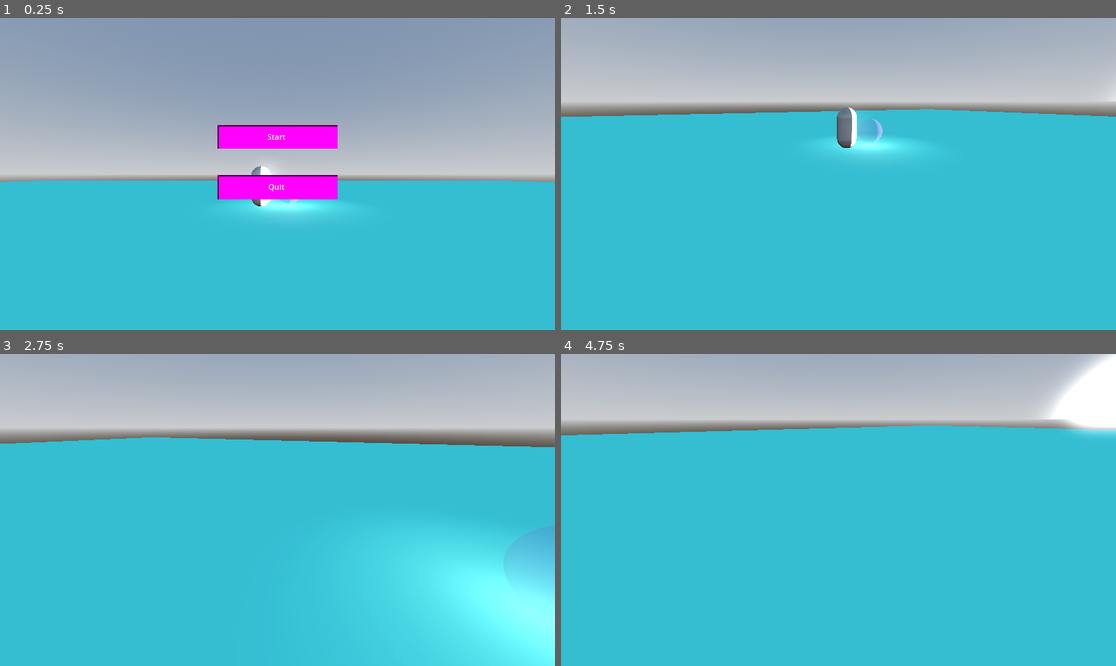
Above: before the commit, frames 1-4 (two rows, left to right).
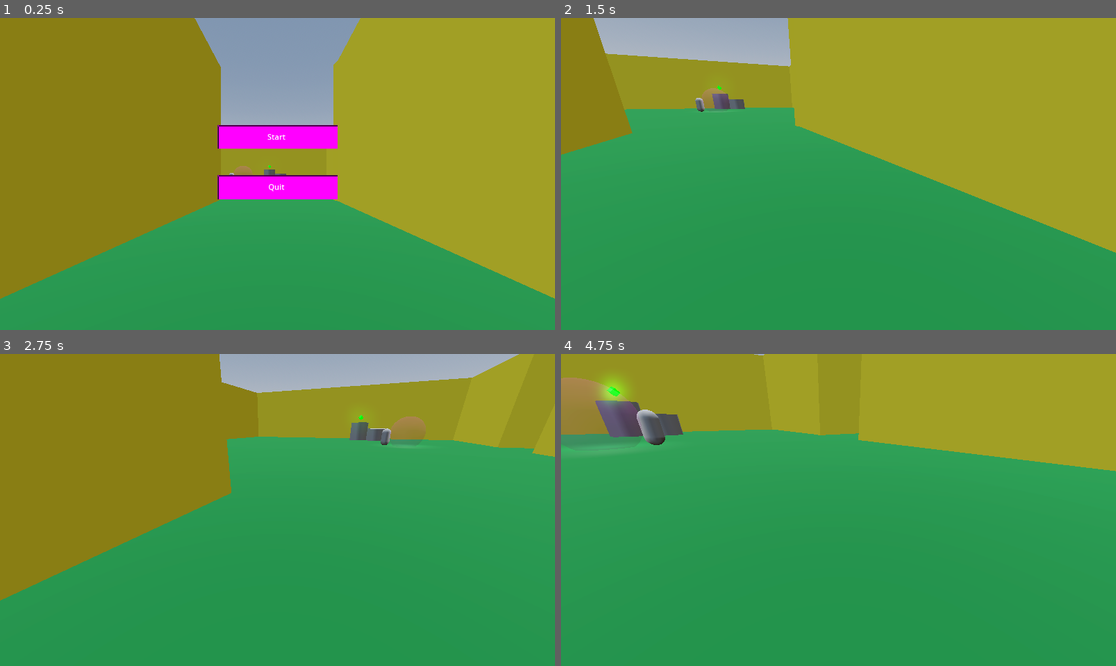
Above: after the commit, the same moments.

Repository: deadleegames/Jampus2025
Game: Godot game, scene res://main.tscn
Same seed, same stepped clock (60 frames per second), same inputs: the game is played once before the commit and once after it.
Inputs (mouse positions are in pixels of both pictures, inside the frame that each line leads up to):
- Up to frame 1 (0.25 s): no input
- Up to frame 2 (1.5 s): click "Start" at 0.5 s; tap Enter (ui_accept) at 1.25, 1.35 s; move the mouse to (866, 174) at 1.27 s; hold W (Move_Forward) from 1.28 s (still down)
- Up to frame 3 (2.75 s): keep holding W (Move_Forward); tap Space (Jump, bound only after the commit) at 1.52, 1.55, 1.82, 2.1, 2.27, 2.57 s; move the mouse to (249, 510) at 2.02 s; tap Enter (ui_accept) at 2.3 s
- Up to frame 4 (4.75 s): keep holding W (Move_Forward); move the mouse to (849, 503) at 2.77 s; tap Enter (ui_accept) at 2.85, 3.6 s; tap Space (Jump, bound only after the commit) at 3.05, 3.77, 4.07, 4.35, 4.52 s; move the mouse to (832, 516) at 3.52 s; move the mouse to (877, 513) at 4.27 s

The runs differ from the first frame. In frame 1, 89% of the frame differs, in the area x 0-100%, y 0-100%; in frame 2, 95%; in frame 3, 95%; in frame 4, 100%.

Commit message:
Basic level working
Got a win and lose condition, basic level to sample current game play

Diff:
--- a/Components/perception_component.gd
+++ b/Components/perception_component.gd
@@ -2,6 +2,9 @@
 
 
 func _on_body_entered(body):
+	if body.is_in_group('enemy'):
+		return
+
 	if body.is_in_group('player'):
 		var main = get_tree().get_first_node_in_group('main')
 		main.game_over()
--- /dev/null
+++ b/Interactables/pick_up.gd
@@ -0,0 +1,9 @@
+extends Area3D
+
+
+
+
+func _on_body_entered(body: Node3D) -> void:
+	if body.is_in_group('player'):
+		GameState.add_key_item()
+		queue_free()
--- /dev/null
+++ b/Interactables/pick_up.tscn
@@ -0,0 +1,119 @@
+[gd_scene load_steps=8 format=3 uid="uid://bhivxgv7xue6h"]
+
+[ext_resource type="Script" uid="uid://b6ad0nmlumjqg" path="res://Interactables/pick_up.gd" id="1_6ig22"]
+
+[sub_resource type="SphereShape3D" id="SphereShape3D_3ajaa"]
+
+[sub_resource type="StandardMaterial3D" id="StandardMaterial3D_6ig22"]
+albedo_color = Color(0, 1, 0, 1)
+emission_enabled = true
+emission = Color(0, 1, 0, 1)
+emission_energy_multiplier = 4.96
+
+[sub_resource type="BoxMesh" id="BoxMesh_qkrx2"]
+material = SubResource("StandardMaterial3D_6ig22")
+
+[sub_resource type="Animation" id="Animation_6ig22"]
+resource_name = "Idle"
+length = 0.6
+loop_mode = 1
+tracks/0/type = "value"
+tracks/0/imported = false
+tracks/0/enabled = true
+tracks/0/path = NodePath("DebugMesh:rotation")
+tracks/0/interp = 1
+tracks/0/loop_wrap = true
+tracks/0/keys = {
+"times": PackedFloat32Array(0, 0.2972756, 0.6),
+"transitions": PackedFloat32Array(1, 1, 1),
+"update": 0,
+"values": [Vector3(0.27750736, 0, 0.72431165), Vector3(0.27750736, 3.1415927, 0.72431165), Vector3(0.27750736, 6.2831855, 0.72431165)]
+}
+tracks/1/type = "value"
+tracks/1/imported = false
+tracks/1/enabled = true
+tracks/1/path = NodePath("DebugMesh:position")
+tracks/1/interp = 1
+tracks/1/loop_wrap = true
+tracks/1/keys = {
+"times": PackedFloat32Array(0, 0.3, 0.6),
+"transitions": PackedFloat32Array(3.2490098, 2.732081, 2.9281716),
+"update": 0,
+"values": [Vector3(0, 0, 0), Vector3(0, 0.360366, 0), Vector3(0, 0, 0)]
+}
+tracks/2/type = "value"
+tracks/2/imported = false
+tracks/2/enabled = true
+tracks/2/path = NodePath("CollisionShape3D:position")
+tracks/2/interp = 1
+tracks/2/loop_wrap = true
+tracks/2/keys = {
+"times": PackedFloat32Array(0, 0.3, 0.6),
+"transitions": PackedFloat32Array(3.2490098, 2.732081, 2.9281716),
+"update": 0,
+"values": [Vector3(0, 0, 0), Vector3(0, 0.360366, 0), Vector3(0, 0, 0)]
+}
+
+[sub_resource type="Animation" id="Animation_qkrx2"]
+length = 0.001
+tracks/0/type = "value"
+tracks/0/imported = false
+tracks/0/enabled = true
+tracks/0/path = NodePath("DebugMesh:rotation")
+tracks/0/interp = 1
+tracks/0/loop_wrap = true
+tracks/0/keys = {
+"times": PackedFloat32Array(0),
+"transitions": PackedFloat32Array(1),
+"update": 0,
+"values": [Vector3(0.27750736, 0, 0.72431165)]
+}
+tracks/1/type = "value"
+tracks/1/imported = false
+tracks/1/enabled = true
+tracks/1/path = NodePath("DebugMesh:position")
+tracks/1/interp = 1
+tracks/1/loop_wrap = true
+tracks/1/keys = {
+"times": PackedFloat32Array(0),
+"transitions": PackedFloat32Array(1),
+"update": 0,
+"values": [Vector3(0, 0, 0)]
+}
+tracks/2/type = "value"
+tracks/2/imported = false
+tracks/2/enabled = true
+tracks/2/path = NodePath("CollisionShape3D:position")
+tracks/2/interp = 1
+tracks/2/loop_wrap = true
+tracks/2/keys = {
+"times": PackedFloat32Array(0),
+"transitions": PackedFloat32Array(1),
+"update": 0,
+"values": [Vector3(0, 0, 0)]
+}
+
+[sub_resource type="AnimationLibrary" id="AnimationLibrary_i5tmo"]
+_data = {
+&"Idle": SubResource("Animation_6ig22"),
+&"RESET": SubResource("Animation_qkrx2")
+}
+
+[node name="PickUp" type="Area3D" groups=["interactable"]]
+script = ExtResource("1_6ig22")
+
+[node name="CollisionShape3D" type="CollisionShape3D" parent="."]
+shape = SubResource("SphereShape3D_3ajaa")
+
+[node name="DebugMesh" type="MeshInstance3D" parent="."]
+transform = Transform3D(0.36698836, -0.3246839, 0, 0.31226188, 0.35294792, -0.13424006, 0.08895014, 0.100539856, 0.4712534, 0, 0, 0)
+mesh = SubResource("BoxMesh_qkrx2")
+
+[node name="AnimationPlayer" type="AnimationPlayer" parent="."]
+libraries = {
+&"": SubResource("AnimationLibrary_i5tmo")
+}
+autoplay = "Idle"
+speed_scale = 0.3
+
+[connection signal="body_entered" from="." to="." method="_on_body_entered"]
--- /dev/null
+++ b/Levels/level_0.tscn
@@ -0,0 +1,204 @@
+[gd_scene load_steps=9 format=3 uid="uid://bq0p20wg67amt"]
+
+[ext_resource type="PackedScene" uid="uid://u5viqeomp0x6" path="res://Player/player.tscn" id="1_o6pxs"]
+[ext_resource type="PackedScene" uid="uid://bhivxgv7xue6h" path="res://Interactables/pick_up.tscn" id="2_d3n4i"]
+[ext_resource type="PackedScene" uid="uid://m83oagwflxl8" path="res://Mobs/test_dummy.tscn" id="3_finow"]
+
+[sub_resource type="ProceduralSkyMaterial" id="ProceduralSkyMaterial_ak04c"]
+sky_horizon_color = Color(0.66224277, 0.6717428, 0.6867428, 1)
+ground_horizon_color = Color(0.66224277, 0.6717428, 0.6867428, 1)
+
+[sub_resource type="Sky" id="Sky_o6pxs"]
+sky_material = SubResource("ProceduralSkyMaterial_ak04c")
+
+[sub_resource type="Environment" id="Environment_d3n4i"]
+background_mode = 2
+sky = SubResource("Sky_o6pxs")
+tonemap_mode = 2
+glow_enabled = true
+
+[sub_resource type="StandardMaterial3D" id="StandardMaterial3D_d3n4i"]
+albedo_color = Color(0, 0.38204277, 0.16294408, 1)
+
+[sub_resource type="StandardMaterial3D" id="StandardMaterial3D_o6pxs"]
+albedo_color = Color(0.9999997, 0.9240399, 0.21715108, 1)
+
+[node name="Level0" type="Node3D"]
+
+[node name="WorldEnvironment" type="WorldEnvironment" parent="."]
+environment = SubResource("Environment_d3n4i")
+
+[node name="CSGBox3D" type="CSGBox3D" parent="."]
+transform = Transform3D(1, 0, 0, 0, 1, 0, 0, 0, 1, 18.128136, 0.05896759, 67.58734)
+use_collision = true
+size = Vector3(142.9353, 1, 130.24487)
+material = SubResource("StandardMaterial3D_d3n4i")
+
+[node name="Player" parent="." instance=ExtResource("1_o6pxs")]
+transform = Transform3D(1, 0, 0, 0, 1, 0, 0, 0, 1, -0.76728487, 0.9150524, 120.59354)
+
+[node name="DirectionalLight3D" type="DirectionalLight3D" parent="."]
+transform = Transform3D(1, 0, 0, 0, -0.22517216, 0.974319, 0, -0.974319, -0.22517216, 0, 14.676761, 0)
+
+[node name="PickUp" parent="." instance=ExtResource("2_d3n4i")]
+transform = Transform3D(1, 0, 0, 0, 1, 0, 0, 0, 1, -2.7483733, 4.307231, 68.94989)
+
+[node name="PickUp2" parent="." instance=ExtResource("2_d3n4i")]
+transform = Transform3D(1, 0, 0, 0, 1, 0, 0, 0, 1, 35.553, 2.982242, 46.003)
+
+[node name="PickUp3" parent="." instance=ExtResource("2_d3n4i")]
+transform = Transform3D(1, 0, 0, 0, 1, 0, 0, 0, 1, 52.734, 2.982, 46.462)
+
+[node name="Walls" type="Node" parent="."]
+
+[node name="CSGBox3D2" type="CSGBox3D" parent="Walls"]
+transform = Transform3D(-4.371139e-08, 0, 1, 0, 1, 0, -1, 0, -4.371139e-08, -6.676903, 5.239775, 62.39128)
+use_collision = true
+size = Vector3(1, 9.90332, 40.664368)
+material = SubResource("StandardMaterial3D_o6pxs")
+
+[node name="CSGBox3D3" type="CSGBox3D" parent="Walls"]
+transform = Transform3D(-4.371139e-08, 0, -1, 0, 1, 0, 1, 0, -4.371139e-08, -0.99238825, 5.239775, 125.0431)
+use_collision = true
+size = Vector3(1, 9.90332, 9.957184)
+material = SubResource("StandardMaterial3D_o6pxs")
+
+[node name="CSGBox3D4" type="CSGBox3D" parent="Walls"]
+transform = Transform3D(1, 0, 0, 0, 1, 0, 0, 0, 1, 3.870308, 5.239775, 115.50198)
+use_collision = true
+size = Vector3(1, 9.90332, 19.569946)
+material = SubResource("StandardMaterial3D_o6pxs")
+
+[node name="CSGBox3D5" type="CSGBox3D" parent="Walls"]
+transform = Transform3D(1, 0, 0, 0, 1, 0, 0, 0, 1, -5.398735, 5.239775, 115.50198)
+use_collision = true
+size = Vector3(1, 9.90332, 19.569946)
+material = SubResource("StandardMaterial3D_o6pxs")
+
+[node name="CSGBox3D6" type="CSGBox3D" parent="Walls"]
+transform = Transform3D(-1, 0, -8.742278e-08, 0, 1, 0, 8.742278e-08, 0, -1, 13.53638, 5.239775, 70.08581)
+use_collision = true
+size = Vector3(1, 9.90332, 16.293976)
+material = SubResource("StandardMaterial3D_o6pxs")
+
+[node name="CSGBox3D7" type="CSGBox3D" parent="Walls"]
+transform = Transform3D(-1, 0, -8.742278e-08, 0, 1, 0, 8.742278e-08, 0, -1, -27.04902, 5.239775, 84.18918)
+use_collision = true
+size = Vector3(1, 9.90332, 44.038162)
+material = SubResource("StandardMaterial3D_o6pxs")
+
+[node name="CSGBox3D8" type="CSGBox3D" parent="Walls"]
+transform = Transform3D(-1, 0, -8.742278e-08, 0, 1, 0, 8.742278e-08, 0, -1, 13.240371, 5.239775, 94.08539)
+use_collision = true
+size = Vector3(1, 9.90332, 18.54786)
+material = SubResource("StandardMaterial3D_o6pxs")
+
+[node name="CSGBox3D9" type="CSGBox3D" parent="Walls"]
+transform = Transform3D(-4.371139e-08, 0, 1, 0, 1, 0, -1, 0, -4.371139e-08, -15.953896, 5.239775, 105.81321)
+use_collision = true
+size = Vector3(1, 9.90332, 22.110382)
+material = SubResource("StandardMaterial3D_o6pxs")
+
+[node name="CSGBox3D10" type="CSGBox3D" parent="Walls"]
+transform = Transform3D(-0.25881916, 0, 0.9659258, 0, 1, 0, -0.9659258, 0, -0.25881916, 8.386873, 5.239775, 104.772194)
+use_collision = true
+size = Vector3(1, 9.90332, 10.448429)
+material = SubResource("StandardMaterial3D_o6pxs")
+
+[node name="CSGBox3D11" type="CSGBox3D" parent="Walls"]
+transform = Transform3D(-4.371139e-08, 0, 1, 0, 1, 0, -1, 0, -4.371139e-08, 31.72091, 5.239775, 85.20644)
+use_collision = true
+size = Vector3(1, 9.90332, 37.59986)
+material = SubResource("StandardMaterial3D_o6pxs")
+
+[node name="CSGBox3D12" type="CSGBox3D" parent="Walls"]
+transform = Transform3D(-4.371139e-08, 0, 1, 0, 1, 0, -1, 0, -4.371139e-08, 28.336143, 5.239775, 78.004776)
+use_collision = true
+size = Vector3(1, 9.90332, 30.83033)
+material = SubResource("StandardMaterial3D_o6pxs")
+
+[node name="CSGBox3D13" type="CSGBox3D" parent="Walls"]
+transform = Transform3D(-1, 0, -8.742278e-08, 0, 1, 0, 8.742278e-08, 0, -1, 50.51449, 5.239775, 70.1624)
+use_collision = true
+size = Vector3(1, 9.90332, 30.225466)
+material = SubResource("StandardMaterial3D_o6pxs")
+
+[node name="CSGBox3D14" type="CSGBox3D" parent="Walls"]
+transform = Transform3D(-1, 0, -8.742278e-08, 0, 1, 0, 8.742278e-08, 0, -1, 43.15239, 5.239775, 66.55271)
+use_collision = true
+size = Vector3(1, 9.90332, 23.01514)
+material = SubResource("StandardMaterial3D_o6pxs")
+
+[node name="CSGBox3D15" type="CSGBox3D" parent="Walls"]
+transform = Transform3D(-4.371139e-08, 0, 1, 0, 1, 0, -1, 0, -4.371139e-08, 31.779093, 5.239775, 54.688923)
+use_collision = true
+size = Vector3(1, 9.90332, 23.848759)
+material = SubResource("StandardMaterial3D_o6pxs")
+
+[node name="CSGBox3D16" type="CSGBox3D" parent="Walls"]
+transform = Transform3D(-4.371139e-08, 0, 1, 0, 1, 0, -1, 0, -4.371139e-08, 44.07673, 5.239775, 30.368603)
+use_collision = true
+size = Vector3(1, 9.90332, 48.44403)
+material = SubResource("StandardMaterial3D_o6pxs")
+
+[node name="CSGBox3D17" type="CSGBox3D" parent="Walls"]
+transform = Transform3D(-1, 0, -8.742278e-08, 0, 1, 0, 8.742278e-08, 0, -1, 20.607193, 5.239775, 42.38171)
+use_collision = true
+size = Vector3(1, 9.90332, 24.324158)
+material = SubResource("StandardMaterial3D_o6pxs")
+
+[node name="CSGBox3D18" type="CSGBox3D" parent="Walls"]
+transform = Transform3D(-4.371139e-08, 0, 1, 0, 1, 0, -1, 0, -4.371139e-08, 59.41603, 5.239775, 54.688927)
+use_collision = true
+size = Vector3(1, 9.90332, 18.49518)
+material = SubResource("StandardMaterial3D_o6pxs")
+
+[node name="CSGBox3D19" type="CSGBox3D" parent="Walls"]
+transform = Transform3D(-1, 0, -8.742278e-08, 0, 1, 0, 8.742278e-08, 0, -1, 68.19046, 5.239775, 42.38171)
+use_collision = true
+size = Vector3(1, 9.90332, 24.324158)
+material = SubResource("StandardMaterial3D_o6pxs")
+
+[node name="Platfroms" type="Node" parent="."]
+
+[node name="CSGCylinder3D" type="CSGCylinder3D" parent="Platfroms"]
+transform = Transform3D(1, 0, 0, 0, 1, 0, 0, 0, 1, -1.3453349, 0, 66.378)
+use_collision = true
+radius = 1.4179688
+height = 3.0
+
+[node name="CSGCylinder3D2" type="CSGCylinder3D" parent="Platfroms"]
+transform = Transform3D(1, 0, 0, 0, 1, 0, 0, 0, 1, 0, 0, 68.969)
+use_collision = true
+radius = 1.4179688
+height = 5.0
+
+[node name="CSGCylinder3D3" type="CSGCylinder3D" parent="Platfroms"]
+transform = Transform3D(1, 0, 0, 0, 1, 0, 0, 0, 1, -2.772, 0, 68.969)
+use_collision = true
+radius = 1.4179688
+height = 7.0
+
+[node name="Enemies" type="Node" parent="."]
+
+[node name="TestDummy" parent="Enemies" instance=ExtResource("3_finow")]
+transform = Transform3D(1, 0, 0, 0, 1, 0, 0, 0, 1, -9.760142, 0.6754885, 80.18927)
+
+[node name="PatrolPoints" type="Node" parent="Enemies/TestDummy"]
+
+[node name="Point1" type="Marker3D" parent="Enemies/TestDummy/PatrolPoints"]
+transform = Transform3D(1, 0, 0, 0, 1, 0, 0, 0, 1, 2.711213, -1.9073486e-06, 80.26158)
+
+[node name="Point2" type="Marker3D" parent="Enemies/TestDummy/PatrolPoints"]
+transform = Transform3D(1, 0, 0, 0, 1, 0, 0, 0, 1, -23.7616, -1.9073486e-06, 80.26158)
+
+[node name="TestDummy2" parent="Enemies" instance=ExtResource("3_finow")]
+transform = Transform3D(1, 0, 0, 0, 1, 0, 0, 0, 1, 43.67625, 0.6754885, 40.522728)
+
+[node name="PatrolPoints" type="Node" parent="Enemies/TestDummy2"]
+
+[node name="Point1" type="Marker3D" parent="Enemies/TestDummy2/PatrolPoints"]
+transform = Transform3D(1, 0, 0, 0, 1, 0, 0, 0, 1, 63.059772, 1.9073486e-06, 39.7498)
+
+[node name="Point2" type="Marker3D" parent="Enemies/TestDummy2/PatrolPoints"]
+transform = Transform3D(1, 0, 0, 0, 1, 0, 0, 0, 1, 30.398476, 1.9073486e-06, 39.7498)
--- a/Levels/test_level.tscn
+++ b/Levels/test_level.tscn
@@ -1,7 +1,8 @@
-[gd_scene load_steps=7 format=3 uid="uid://dtassukjtskqn"]
+[gd_scene load_steps=8 format=3 uid="uid://dtassukjtskqn"]
 
 [ext_resource type="PackedScene" uid="uid://u5viqeomp0x6" path="res://Player/player.tscn" id="1_ormqy"]
 [ext_resource type="PackedScene" uid="uid://m83oagwflxl8" path="res://Mobs/test_dummy.tscn" id="2_00vsl"]
+[ext_resource type="PackedScene" uid="uid://bhivxgv7xue6h" path="res://Interactables/pick_up.tscn" id="3_4k50d"]
 
 [sub_resource type="ProceduralSkyMaterial" id="ProceduralSkyMaterial_ormqy"]
 sky_horizon_color = Color(0.66224277, 0.6717428, 0.6867428, 1)
@@ -54,3 +55,12 @@
 
 [node name="Point4" type="Marker3D" parent="TestDummy/PatrolPoints"]
 transform = Transform3D(1, 0, 0, 0, 1, 0, 0, 0, 1, -1.0226212, 0, -1.9574909)
+
+[node name="PickUp3" parent="." instance=ExtResource("3_4k50d")]
+transform = Transform3D(1, 0, 0, 0, 1, 0, 0, 0, 1, 6.218899, 1.4798717, 13.2091465)
+
+[node name="PickUp2" parent="." instance=ExtResource("3_4k50d")]
+transform = Transform3D(1, 0, 0, 0, 1, 0, 0, 0, 1, 8.307049, 2.7414885, 10.388315)
+
+[node name="PickUp" parent="." instance=ExtResource("3_4k50d")]
+transform = Transform3D(1, 0, 0, 0, 1, 0, 0, 0, 1, 5, 1.3707442, 7.2801847)
--- a/Mobs/test_dummy.tscn
+++ b/Mobs/test_dummy.tscn
@@ -7,7 +7,7 @@
 
 [sub_resource type="CapsuleMesh" id="CapsuleMesh_y6cxs"]
 
-[node name="TestDummy" type="CharacterBody3D"]
+[node name="TestDummy" type="CharacterBody3D" groups=["enemy"]]
 script = ExtResource("1_y6cxs")
 
 [node name="CollisionShape3D" type="CollisionShape3D" parent="."]
@@ -21,6 +21,6 @@
 [node name="PatrolTimer" type="Timer" parent="."]
 
 [node name="PerceptionComponent" parent="." instance=ExtResource("2_dyfbm")]
-transform = Transform3D(1, 0, 0, 0, 1, 0, 0, 0, 1, 1.3949883, 0.79058313, 0)
+transform = Transform3D(3, 0, 0, 0, 3, 0, 0, 0, 3, 2.225984, 1.469362, 0)
 
 [connection signal="timeout" from="PatrolTimer" to="." method="_on_patrol_timer_timeout"]
--- a/Player/player.gd
+++ b/Player/player.gd
@@ -1,10 +1,13 @@
 extends CharacterBody3D
 
 
-const SPEED = 5.0
+const SPEED = 7.0
 const JUMP_VELOCITY = 4.5
 
 var mouse_sensitivity : float = .007
+
+func _ready() -> void:
+	CheckMenu.set_input_mode_player(self)
 
 func _physics_process(delta):
 	# Add the gravity.
@@ -12,7 +15,7 @@
 		velocity += get_gravity() * delta
 
 	# Handle jump.
-	if Input.is_action_just_pressed("ui_accept") and is_on_floor():
+	if Input.is_action_just_pressed("Jump") and is_on_floor():
 		velocity.y = JUMP_VELOCITY
 
 	# Get the input direction and handle the movement/deceleration.
--- a/Scripts/check_menu.gd
+++ b/Scripts/check_menu.gd
@@ -2,20 +2,17 @@
 
 var IsMenuOpen: bool = true
 
-func _ready():
-	change_menu_context(true)
-
 func change_menu_context(is_menu_open: bool):
 	IsMenuOpen = is_menu_open
+
 	if	IsMenuOpen:
 		Input.mouse_mode = Input.MOUSE_MODE_VISIBLE
-
-		var player = get_tree().get_first_node_in_group('player')
-		player.set_process_input(false)
-		player.set_process_unhandled_input(false)
 	else:
 		Input.mouse_mode = Input.MOUSE_MODE_CAPTURED
 
-		var player = get_tree().get_first_node_in_group('player')
-		player.set_process_input(true)
-		player.set_process_unhandled_input(true)
+	var player = get_tree().get_first_node_in_group('player')
+	if player != null:
+		set_input_mode_player(player)
+
+func set_input_mode_player(player: CharacterBody3D):
+	get_tree().paused = IsMenuOpen
--- a/Scripts/game_state.gd
+++ b/Scripts/game_state.gd
@@ -1,5 +1,18 @@
 extends Node
 
+var KeyItemsCollected : int = 0
+var TotalLevelKeyItems: int = 3
 
 func reset():
-	pass
+	KeyItemsCollected = 0
+	get_tree().reload_current_scene()
+
+func add_key_item():
+	KeyItemsCollected += 1
+	check_win_condition()
+	print('keyitems: ' + str(KeyItemsCollected))
+
+func check_win_condition():
+	if KeyItemsCollected == TotalLevelKeyItems:
+		var main = get_tree().get_first_node_in_group('main')
+		main.game_win()
--- /dev/null
+++ b/UI/game_win.gd
@@ -0,0 +1,5 @@
+extends Control
+
+func _on_return_btn_pressed() -> void:
+	var main = get_tree().get_first_node_in_group('main')
+	main.restart_game()
--- /dev/null
+++ b/UI/game_win.tscn
@@ -0,0 +1,47 @@
+[gd_scene load_steps=2 format=3 uid="uid://dmhvdoi22vmd8"]
+
+[ext_resource type="Script" uid="uid://d38xtvw0wovwb" path="res://UI/game_win.gd" id="1_r5kns"]
+
+[node name="GameWin" type="Control"]
+layout_mode = 3
+anchors_preset = 15
+anchor_right = 1.0
+anchor_bottom = 1.0
+grow_horizontal = 2
+grow_vertical = 2
+script = ExtResource("1_r5kns")
+
+[node name="ColorRect" type="ColorRect" parent="."]
+layout_mode = 1
+anchors_preset = 15
+anchor_right = 1.0
+anchor_bottom = 1.0
+grow_horizontal = 2
+grow_vertical = 2
+color = Color(0.78717107, 0.45872158, 0, 0.11372549)
+
+[node name="VBoxContainer" type="VBoxContainer" parent="."]
+layout_mode = 1
+anchors_preset = 8
+anchor_left = 0.5
+anchor_top = 0.5
+anchor_right = 0.5
+anchor_bottom = 0.5
+offset_left = -65.0
+offset_top = -29.0
+offset_right = 65.0
+offset_bottom = 29.0
+grow_horizontal = 2
+grow_vertical = 2
+alignment = 1
+
+[node name="Label" type="Label" parent="VBoxContainer"]
+layout_mode = 2
+text = "You won!"
+horizontal_alignment = 1
+
+[node name="ReturnBtn" type="Button" parent="VBoxContainer"]
+layout_mode = 2
+text = "Return to Menu"
+
+[connection signal="pressed" from="VBoxContainer/ReturnBtn" to="." method="_on_return_btn_pressed"]
--- a/main.gd
+++ b/main.gd
@@ -2,6 +2,7 @@
 
 @onready var main_menu_ui: Control = $Menus/MainMenu
 @onready var game_over_ui: Control = $Menus/GameOver
+@onready var game_win_ui: Control = $Menus/GameWin
 # Called when the node enters the scene tree for the first time.
 func _ready():
 	pass # Replace with function body.
@@ -9,6 +10,11 @@
 func game_over():
 	hide_all()
 	game_over_ui.visible = true
+	CheckMenu.change_menu_context(true)
+
+func game_win():
+	hide_all()
+	game_win_ui.visible = true
 	CheckMenu.change_menu_context(true)
 
 func restart_game():
@@ -20,3 +26,4 @@
 func hide_all():
 	main_menu_ui.visible = false
 	game_over_ui.visible = false
+	game_win_ui.visible = false
--- a/main.tscn
+++ b/main.tscn
@@ -1,20 +1,24 @@
-[gd_scene load_steps=6 format=3 uid="uid://bis7v4b4onnjq"]
+[gd_scene load_steps=7 format=3 uid="uid://bis7v4b4onnjq"]
 
 [ext_resource type="Script" uid="uid://cjdwi12unhhu6" path="res://main.gd" id="1_h2yge"]
-[ext_resource type="PackedScene" uid="uid://dtassukjtskqn" path="res://Levels/test_level.tscn" id="1_ig7tw"]
 [ext_resource type="PackedScene" uid="uid://da455na6f2i5w" path="res://UI/main_menu.tscn" id="2_0xm2m"]
 [ext_resource type="Script" uid="uid://5na4gssrcnvn" path="res://Scripts/menus.gd" id="3_1bvp3"]
+[ext_resource type="PackedScene" uid="uid://bq0p20wg67amt" path="res://Levels/level_0.tscn" id="3_272bh"]
 [ext_resource type="PackedScene" uid="uid://dl0ce770slnd3" path="res://UI/game_over.tscn" id="5_lquwl"]
+[ext_resource type="PackedScene" uid="uid://dmhvdoi22vmd8" path="res://UI/game_win.tscn" id="6_7mycd"]
 
 [node name="Main" type="Node3D" groups=["main"]]
 script = ExtResource("1_h2yge")
 
-[node name="TestLevel" parent="." instance=ExtResource("1_ig7tw")]
+[node name="Level0" parent="." instance=ExtResource("3_272bh")]
+process_mode = 1
 
 [node name="Menus" type="CanvasLayer" parent="."]
+process_mode = 3
 script = ExtResource("3_1bvp3")
 
 [node name="MainMenu" parent="Menus" instance=ExtResource("2_0xm2m")]
+process_mode = 3
 anchors_preset = 15
 anchor_right = 1.0
 anchor_bottom = 1.0
@@ -22,6 +26,7 @@
 grow_vertical = 2
 
 [node name="GameOver" parent="Menus" instance=ExtResource("5_lquwl")]
+process_mode = 3
 visible = false
 anchors_preset = 15
 anchor_right = 1.0
@@ -29,4 +34,8 @@
 grow_horizontal = 2
 grow_vertical = 2
 
+[node name="GameWin" parent="Menus" instance=ExtResource("6_7mycd")]
+process_mode = 3
+visible = false
+
 [node name="MainAudioPlayer" type="AudioStreamPlayer3D" parent="."]
--- a/project.godot
+++ b/project.godot
@@ -24,6 +24,8 @@
 
 player=""
 main=""
+enemy=""
+interactable=""
 
 [input]
 
@@ -34,7 +36,7 @@
 }
 Move_Backward={
 "deadzone": 0.2,
-"events": [Object(InputEventKey,"resource_local_to_scene":fa …(140 unchanged characters)… d":false,"keycode":0,"physical_keycode":68,"key_label":0,"unicode":100,"location":0,"echo":false,"script":null)
+"events": [Object(InputEventKey,"resource_local_to_scene":fa …(140 unchanged characters)… d":false,"keycode":0,"physical_keycode":83,"key_label":0,"unicode":115,"location":0,"echo":false,"script":null)
 ]
 }
 Move_Left={
@@ -47,3 +49,8 @@
 "events": [Object(InputEventKey,"resource_local_to_scene":false,"resource_name":"","device":-1,"window_id":0,"alt_press …(192 unchanged characters)…
 ]
 }
+Jump={
+"deadzone": 0.2,
+"events": [Object(InputEventKey,"resource_local_to_scene":false,"resource_name":"","device":-1,"window_id":0,"alt_pressed":false,"shift_pressed":false,"ctrl_pressed":false,"meta_pressed":false,"pressed":false,"keycode":0,"physical_keycode":32,"key_label":0,"unicode":32,"location":0,"echo":false,"script":null)
+]
+}
Not shown, added: Interactables/pick_up.gd.uid
Not shown, added: UI/game_win.gd.uid
